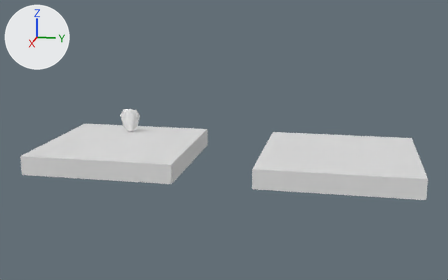
What one commit did to the glTF model prot/prot.glb.
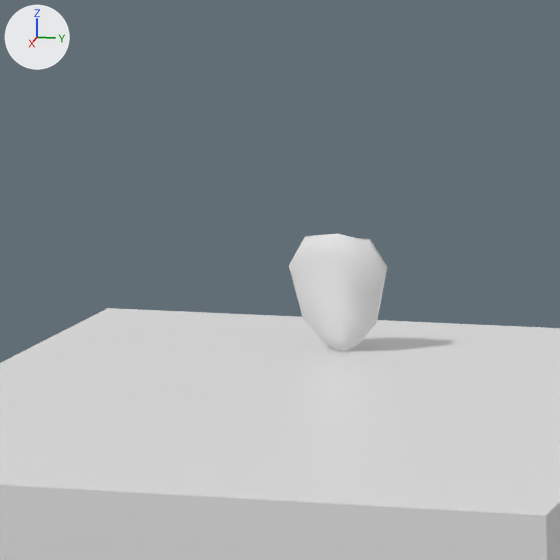
Each version is shown whole from a camera (50 mm lens) standing at (3.208, 0.624, 0.888) and looking at (0.019, -0.014, 0.091), then close up on the part from 14% to 39% of the width and 22% to 62% of the height. The lights are fixed; the arrows at upper left show +X, +Y and +Z. Where no turn or scale is listed for an object, it has been applied to the vertices.

The older version as bpy lines, for what is in view:
```python
me_cube = bpy.data.meshes.new('Cube')
me_cube.from_pydata(...)  # a box spanning x -0.4..0.4, y -0.4..0.4, z -0.05..0.05
me_cube.materials.append(mat_material)  # white #e7e7e7
me_平面 = bpy.data.meshes.new('平面')
me_平面.from_pydata(...)  # 30 vertices, 56 faces; spans x -0.0157..-0.0016, y -0.0598..0.0598, z -0.0683..0.0729
ob_cube = bpy.data.objects.new('Cube', me_cube)
ob_cube.location = (0.0, -0.6, 0.0)
ob_平面 = bpy.data.objects.new('平面', me_平面)
ob_平面.location = (-0.222, -0.631, 0.118)
```
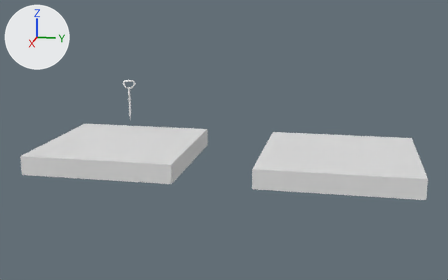
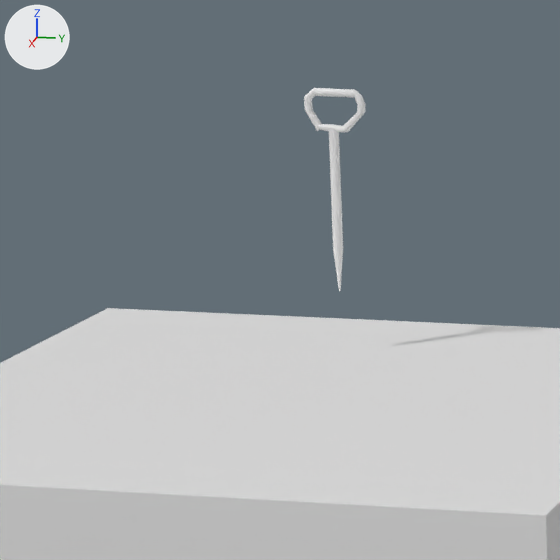
Changed parts and their boxes (x1, y1, x2, y2) in the close-ups (560 x 560 px):
'平面', deleted: before (289, 234, 387, 351)
'円', added: after (329, 128, 343, 250)
'円.001', added: after (304, 88, 366, 132)
'円.002', added: after (333, 249, 343, 291)

The change, as a list of edits to the scene's bpy script:
```text
Add me_円_002:
    me_円_002.from_pydata(...)  # 64 vertices, 64 faces; spans x -0.0059..0.0059, y -0.0059..0.0059, z -0.1934..-0.1429
Add me_円_001:
    me_円_001.from_pydata(...)  # 352 vertices, 640 faces; spans x -0.0046..0.0046, y -0.0486..0.0251, z -0.0044..0.0469
Add me_円:
    me_円.from_pydata(...)  # 96 vertices, 94 faces; spans x -0.006..0.006, y -0.006..0.006, z -0.193..0.0
Remove ob_平面:
    ob_平面 = bpy.data.objects.new('平面', me_平面)
    ob_平面.location = (-0.222, -0.631, 0.118)
Add ob_円_002:
    ob_円_002 = bpy.data.objects.new('円.002', me_円_002)
    ob_円_002.location = (-0.222, -0.628, 0.317)
Add ob_円_001:
    ob_円_001 = bpy.data.objects.new('円.001', me_円_001)
    ob_円_001.location = (-0.222, -0.614, 0.317)
Add ob_円:
    ob_円 = bpy.data.objects.new('円', me_円)
    ob_円.location = (-0.222, -0.628, 0.317)
```
